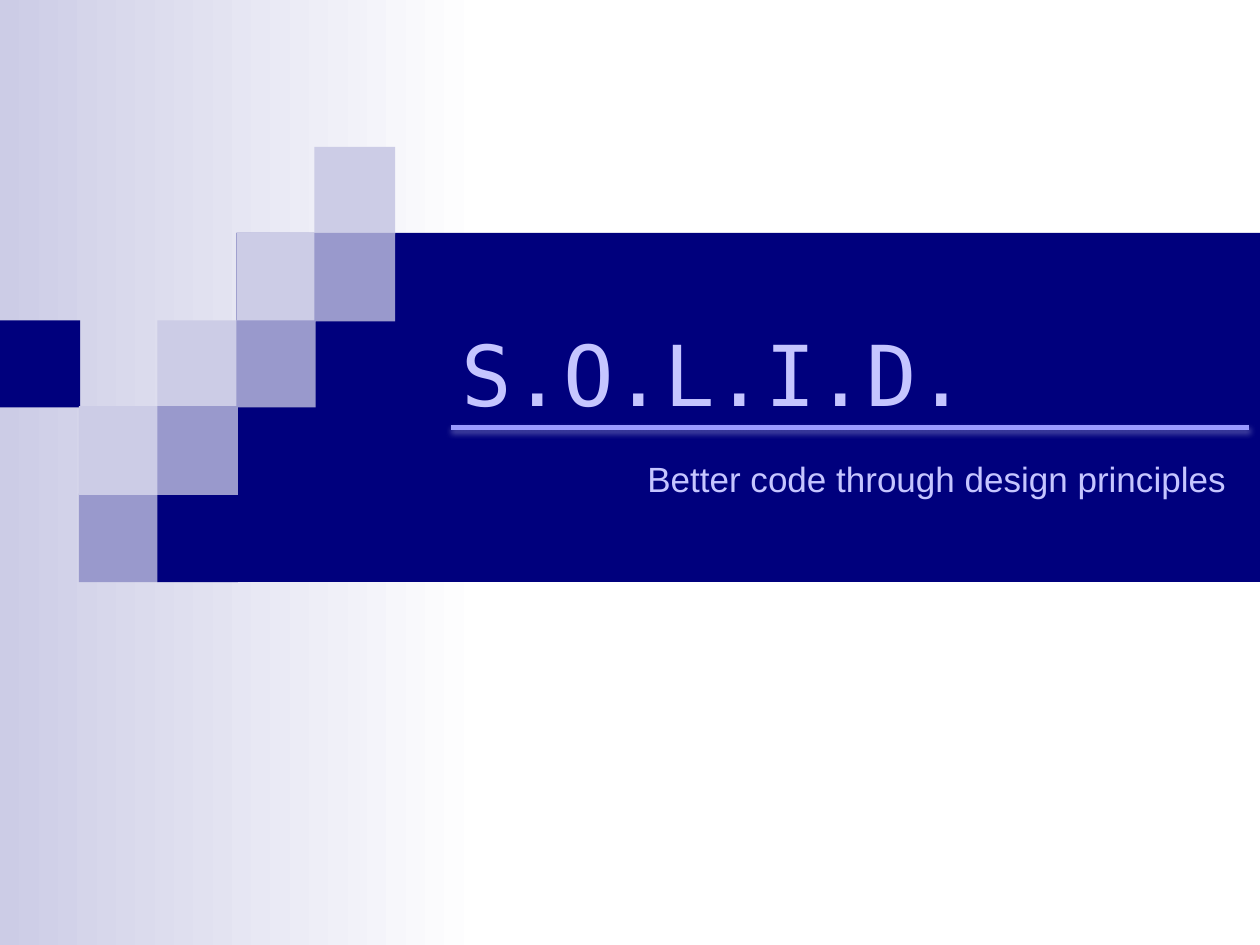
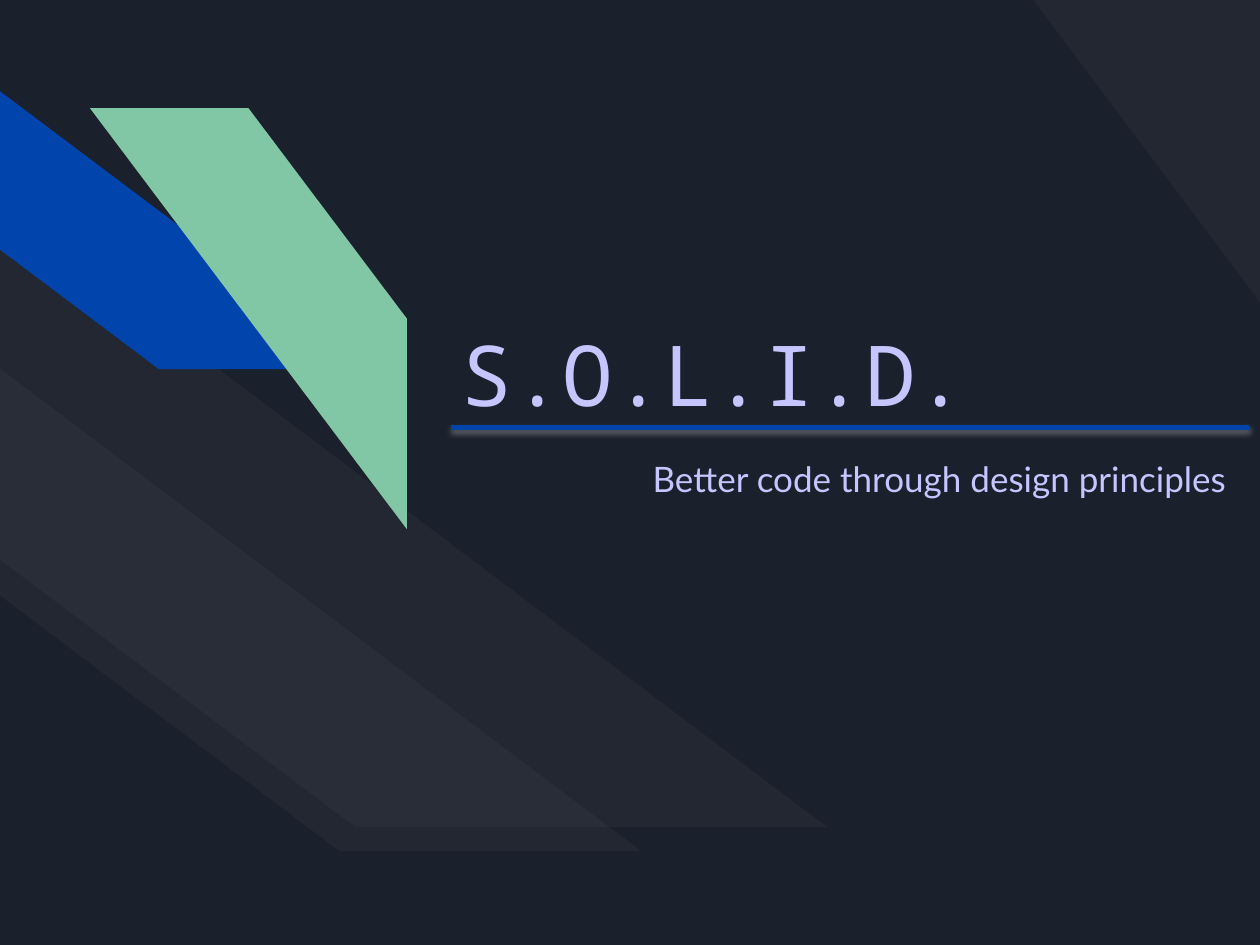
Before and after one commit to apatequil/SOLIDPrinciples.TS, a slide deck: slide 1 of src/documentation/presentation.pptx. Drawn at 1260x945 pixels with LibreOffice and Linux fonts; fonts in the diff are those of the drawing. Boxes give left, top, right and bottom in pixels: in the first picture for what was removed or moved away, otherwise in the second. Text is boxed around its words. In the diff, an @@ line names an element or a change of style, - is before the commit and + after.

Commit message:
Updated presentation to new format and minor fixes

```diff
--- a/src/documentation/presentation.pptx
+++ b/src/documentation/presentation.pptx
@@ background #FFFFFF to #1B212C @@
@@ diag stripe added at box(1033, 0, 1260, 302), fill #FFFFFF at 3% opacity @@
@@ group added at box(0, 0, 710, 944): 4 diag stripes @@
@@ text "S.O.L.I.D." at box(462, 345, 966, 427): font DejaVu Sans Mono to Noto Sans Mono @@
@@ group removed at box(0, 0, 1260, 945): 12 rectangles @@
@@ line (451, 427) - (1250, 427): stroke #9999FF 3 pt to #0145AC 3 pt @@
@@ subtitle "Better code through design principles" at box(653, 466, 1226, 499): font Arial to Lato; less space between paragraphs @@
```
Also in this commit, not shown: 10 other slides changed.
